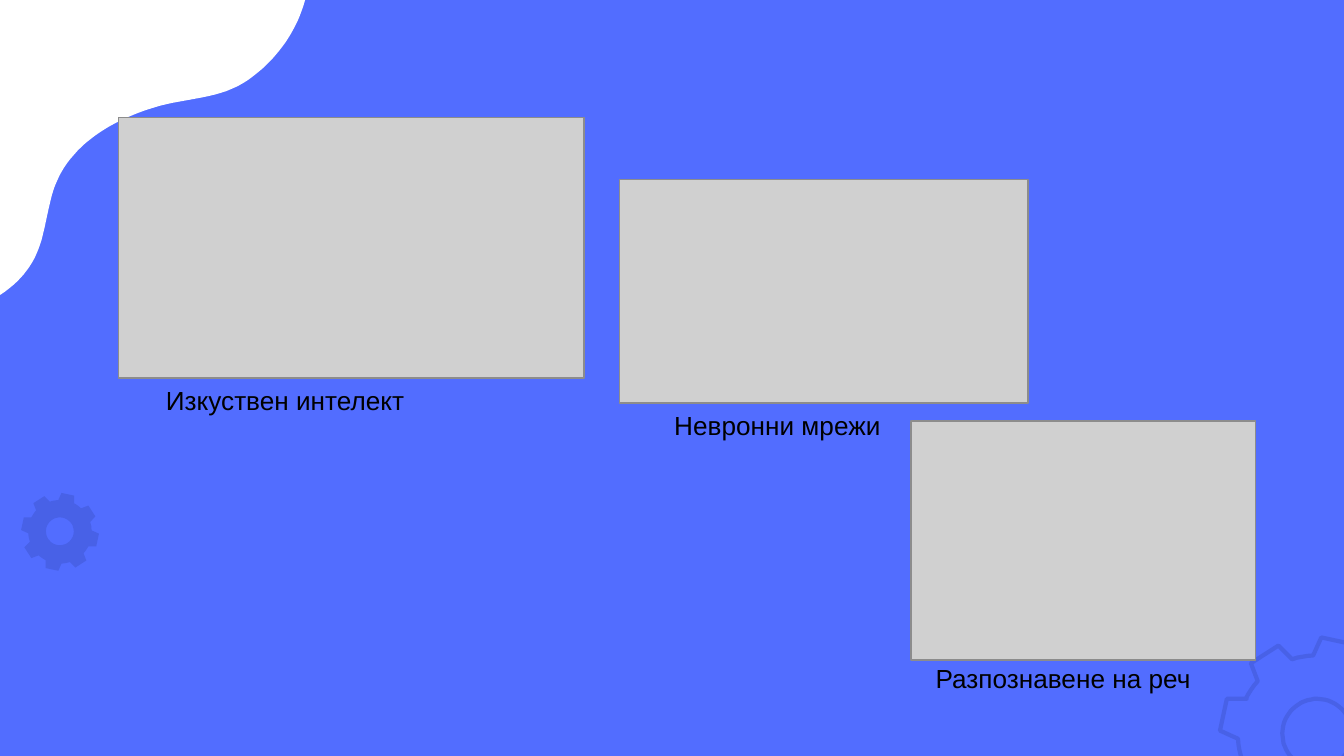
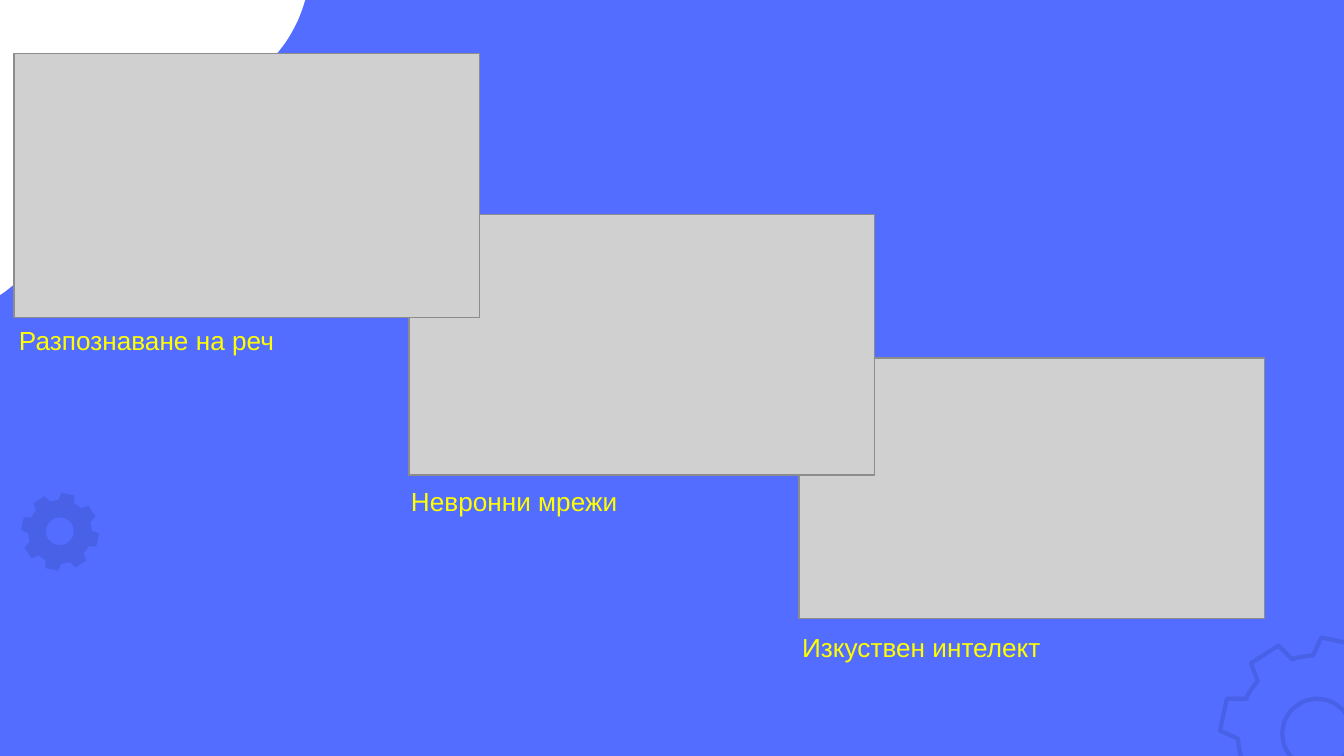
Before and after one commit to pgeebansko/DR_zashtita, a slide deck: slide 2 of Мехмед Весалов/Защита_1.pptx. Drawn at 1344x756 pixels with LibreOffice and Linux fonts; fonts in the diff are those of the drawing; grey boxes stand for pictures. Boxes give left, top, right and bottom in pixels: in the first picture for what was removed or moved away, otherwise in the second. Text is boxed around its words. In the diff, an @@ line names an element or a change of style, - is before the commit and + after.

```diff
--- a/Мехмед Весалов/Защита_1.pptx
+++ b/Мехмед Весалов/Защита_1.pptx
@@ picture resized from (x1=911, y1=421, x2=1255, y2=660) to (x1=13, y1=54, x2=480, y2=317) @@
@@ picture resized from (x1=620, y1=179, x2=1028, y2=403) to (x1=409, y1=214, x2=875, y2=474) @@
@@ text at (x1=19, y1=332, x2=274, y2=355): text changed; text colour #000000 to #FFFF00 @@
-Разпознавене на реч
+Разпознаване на реч
@@ picture moved from (x1=118, y1=117, x2=585, y2=378) to (x1=800, y1=358, x2=1266, y2=618) @@
@@ text "Невронни мрежи" at (x1=411, y1=493, x2=617, y2=516): text colour #000000 to #FFFF00 @@
@@ text "Невронни мрежи" moved from (x1=674, y1=417, x2=880, y2=441) to (x1=411, y1=493, x2=617, y2=516) @@
@@ text "Изкуствен интелект" moved from (x1=166, y1=392, x2=404, y2=416) to (x1=802, y1=639, x2=1040, y2=663) @@
@@ text "Изкуствен интелект" at (x1=802, y1=639, x2=1040, y2=663): text colour #000000 to #FFFF00 @@
```
Also in this commit, not shown: 7 other slides changed, 1 slide added, 1 other file.
